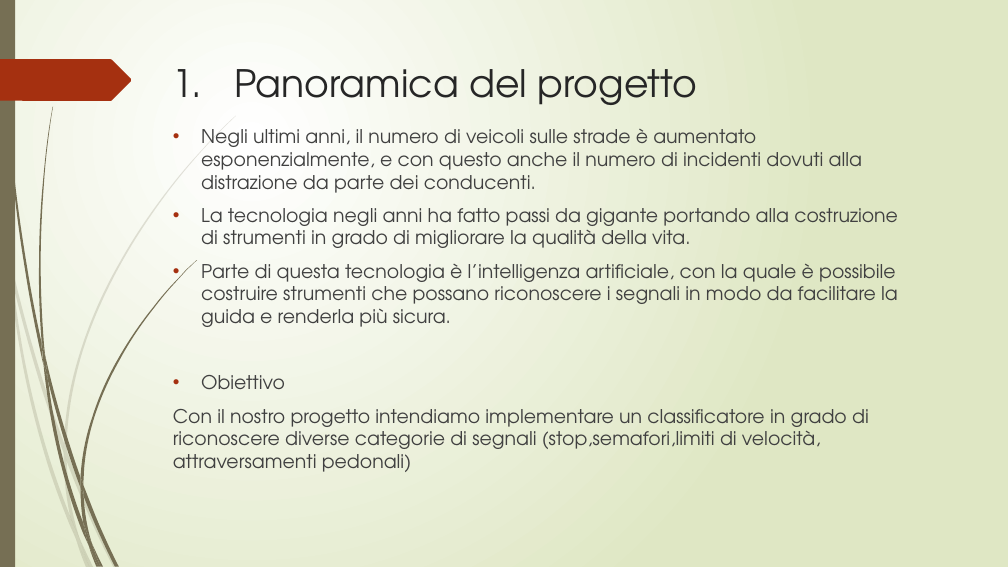
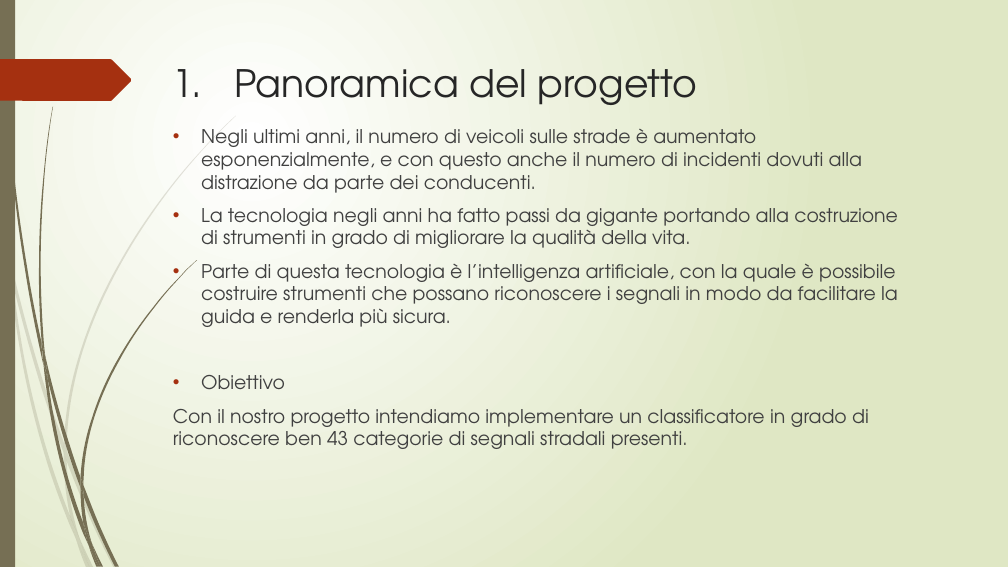
Before and after one commit to fpalomba/Segnali-Stradali, a slide deck: slide 5 of documentazione/Presentazione fia.pptx. Drawn at 1008x567 pixels with LibreOffice and Linux fonts; fonts in the diff are those of the drawing. Boxes give left, top, right and bottom in pixels: in the first picture for what was removed or moved away, otherwise in the second. Text is boxed around its words. In the diff, an @@ line names an element or a change of style, - is before the commit and + after.

```diff
--- a/documentazione/Presentazione fia.pptx
+++ b/documentazione/Presentazione fia.pptx
@@ text at [173, 409, 869, 449]: text changed @@
-Con il nostro progetto intendiamo implementare un classificatore in grado di riconoscere diverse categorie di segnali (stop,semafori,limiti di velocità, attraversamenti pedonali)
+Con il nostro progetto intendiamo implementare un classificatore in grado di riconoscere ben 43 categorie di segnali stradali presenti.
```
Also in this commit, not shown: 5 other slides changed, 3 slides added, 1 other file.
